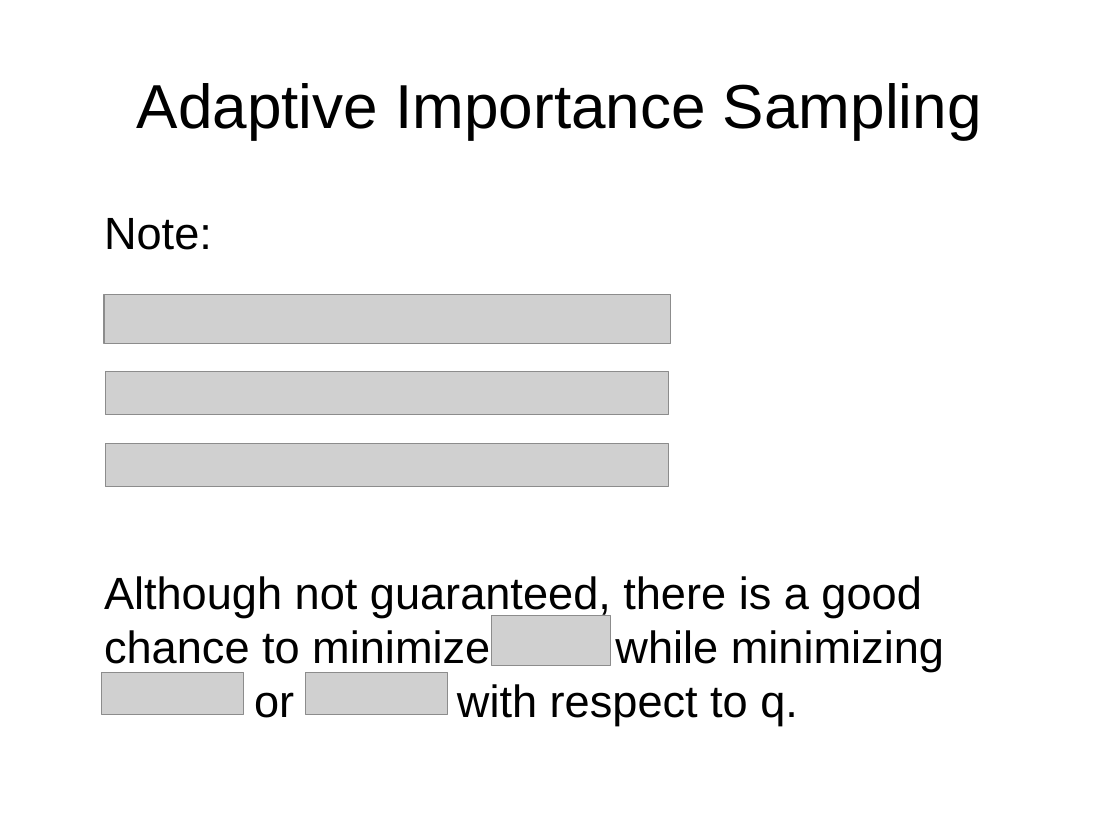
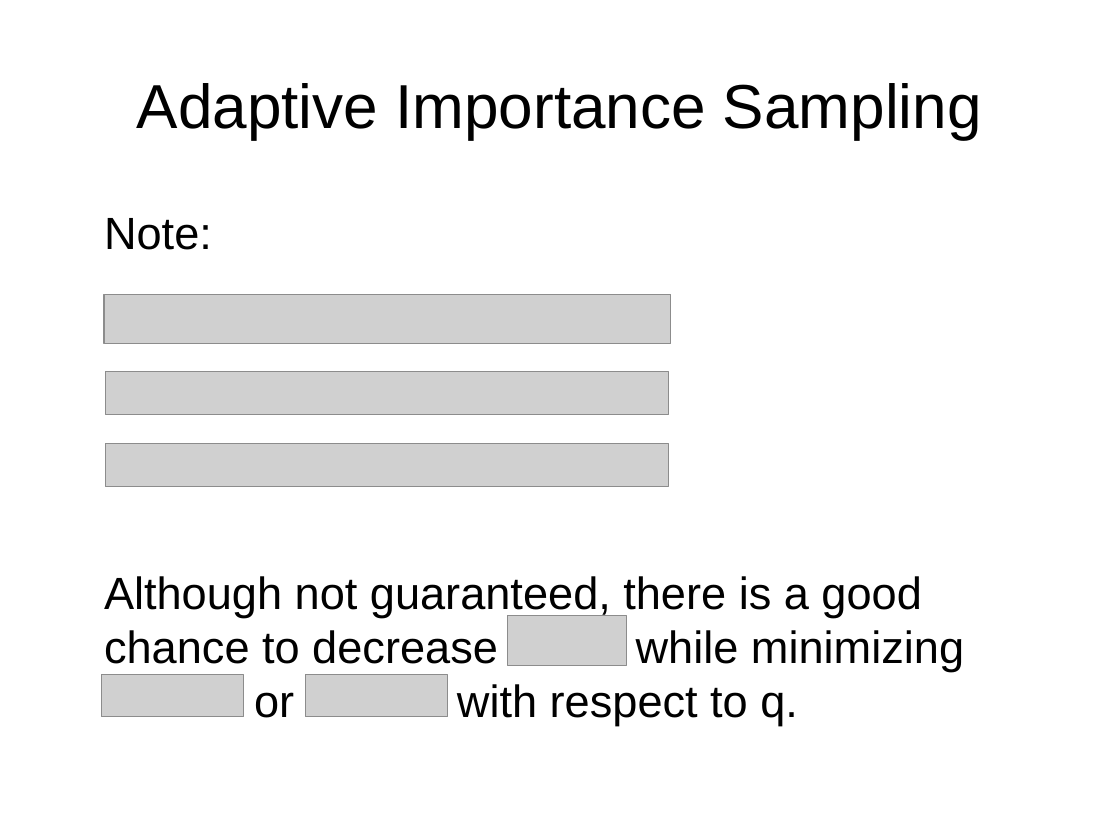
Before and after one commit to jPhy/master_thesis, a slide deck: slide 2 of presentation_25_July_BAT_day/presentation.odp. Drawn at 1120x840 pixels with LibreOffice and Linux fonts; fonts in the diff are those of the drawing; grey boxes stand for pictures. Boxes give left, top, right and bottom in pixels: in the first picture for what was removed or moved away, otherwise in the second. Text is boxed around its words. In the diff, an @@ line names an element or a change of style, - is before the commit and + after.

```diff
--- a/presentation_25_July_BAT_day/presentation.odp
+++ b/presentation_25_July_BAT_day/presentation.odp
@@ text at bbox=[104, 576, 964, 726]: text changed @@
-Although not guaranteed, there is a good chance to minimize while minimizing
-or with respect to q.
+Although not guaranteed, there is a good chance to decrease while minimizing
+or with respect to q.
@@ picture: place and size @@
-picture at bbox=[492, 616, 611, 666]
+picture at bbox=[508, 616, 627, 666]
@@ picture: place and size @@
-picture at bbox=[102, 672, 245, 713]
+picture at bbox=[102, 675, 245, 717]
@@ picture: place and size @@
-picture at bbox=[305, 672, 448, 713]
+picture at bbox=[305, 675, 448, 717]
```
Also in this commit, not shown: 6 other slides changed, 1 slide added, 1 slide removed, 2 other files.
